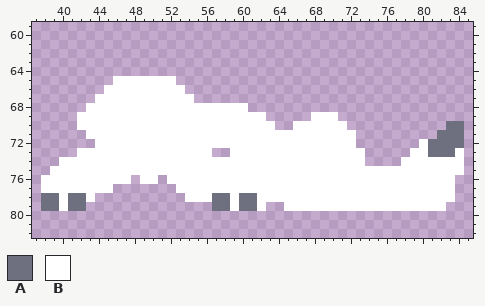
Two states of a pixel-art file, characters/beast/sprites/knockdown.aseprite. The first picture shows the starting point.
128x128 pixels, 1 frame. Shown: x 37..85, y 59..82.
Palette (. is transparent): A #6e707f  B #ffffff
Pixels before, first column x 38:
65 ........BBBBBBB................................
66 .......BBBBBBBBB...............................
67 ......BBBBBBBBBBB..............................
68 .....BBBBBBBBBBBBBBBBBB........................
69 ....BBBBBBBBBBBBBBBBBBBBB.....BBB..............
70 ....BBBBBBBBBBBBBBBBBBBBBB..BBBBBB...........AA
71 .....BBBBBBBBBBBBBBBBBBBBBBBBBBBBBB.........AAA
72 ......BBBBBBBBBBBBBBBBBBBBBBBBBBBBB.......BAAAA
73 ....BBBBBBBBBBBBBBB..BBBBBBBBBBBBBBB.....BBAAAB
74 ..BBBBBBBBBBBBBBBBBBBBBBBBBBBBBBBBBB....BBBBBBB
75 .BBBBBBBBBBBBBBBBBBBBBBBBBBBBBBBBBBBBBBBBBBBBBB
76 BBBBBBBBBB.BB.BBBBBBBBBBBBBBBBBBBBBBBBBBBBBBBB.
77 BBBBBBBB.......BBBBBBBBBBBBBBBBBBBBBBBBBBBBBBB.
78 AABAAB..........BBBAABAABBBBBBBBBBBBBBBBBBBBBB.
79 AABAA..............AABAAB..BBBBBBBBBBBBBBBBBB..
New version:
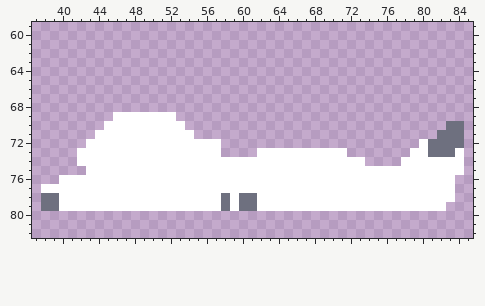
From old to new:
Colour B now appears in row 72 at x 43; in row 73 at x 57; in row 76 at x 48 and 51; in row 77 at x 46 to 52; in row 78 at x 44 to 53; in row 79 at x 43 to 56 and 63 to 64.
The author changed colour A to colour B in rows 78 to 79 at x 41 to 42 and 57.
The author cleared colour B in row 65 at x 46 to 52; in row 66 at x 45 to 53; in row 67 at x 44 to 54; in row 68 at x 43 to 60; in row 69 at x 42 to 45, 53 to 62 and 68 to 70; in row 70 at x 42 to 44, 54 to 63 and 66 to 71.
The author cleared colour B in row 71 at x 43 and 55 to 72; in row 72 at x 58 to 72; in row 73 at x 59 to 61 and 72 to 73; in row 74 at x 40 to 41; in row 75 at x 39 to 42; in row 76 at x 38 to 39.
Changed places in both pictures, as pixel boxes (x1, y1, x2, y2):
changed: (41, 76, 365, 211)
